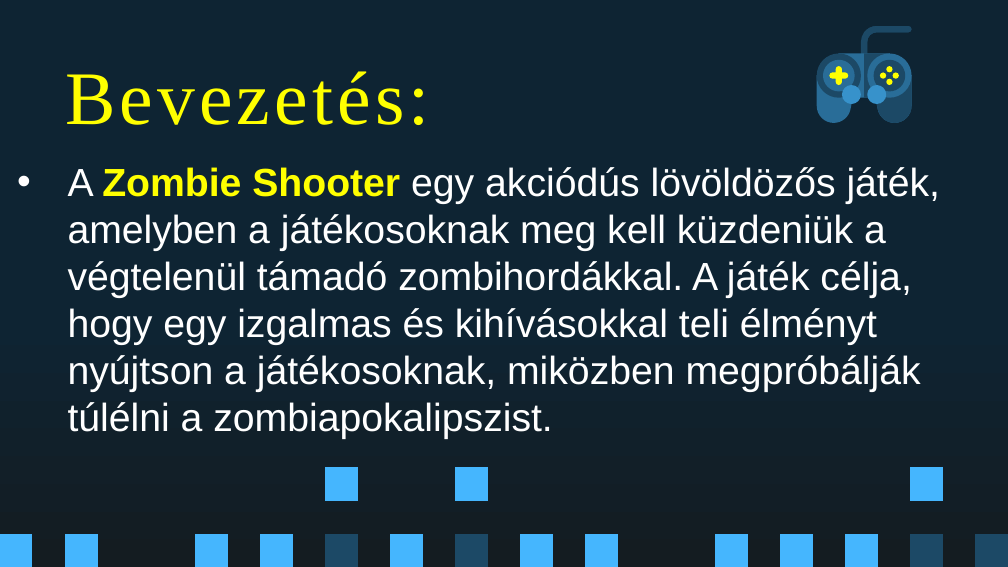
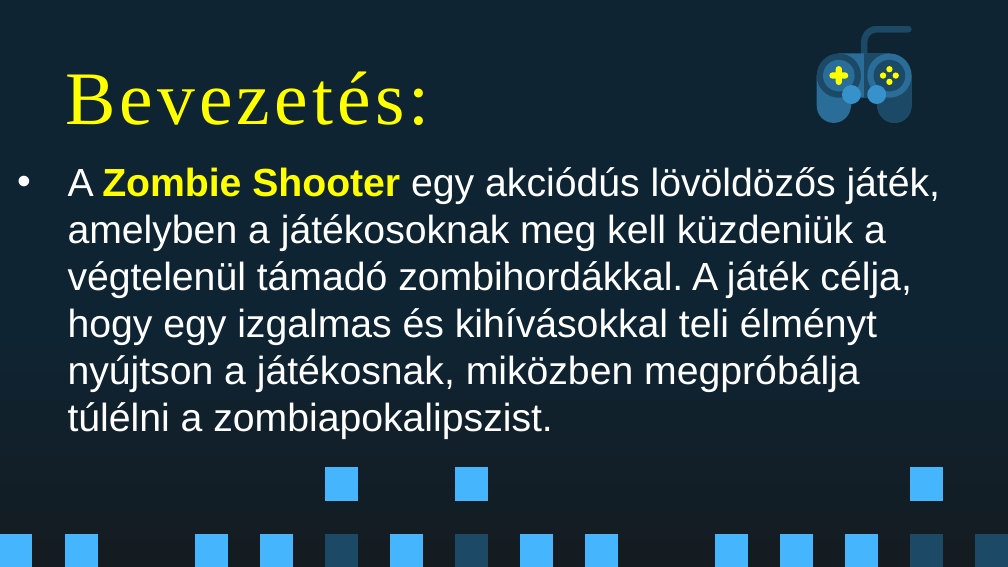
Before and after one commit to Bence9/ZombieShooter, a slide deck: slide 4 of ZombieShooter.pptx. Drawn at 1008x567 pixels with LibreOffice and Linux fonts; fonts in the diff are those of the drawing. Boxes give left, top, right and bottom in pixels: in the first picture for what was removed or moved away, otherwise in the second. Text is boxed around its words. In the diff, an @@ line names an element or a change of style, - is before the commit and + after.

```diff
--- a/ZombieShooter.pptx
+++ b/ZombieShooter.pptx
@@ text at [68, 167, 941, 439]: text changed @@
-• A Zombie Shooter egy akciódús lövöldözős játék, amelyben a játékosoknak meg kell küzdeniük a végtelenül támadó zombihordákkal. A játék célja, hogy egy izgalmas és kihívásokkal teli élményt nyújtson a játékosoknak, miközben megpróbálják túlélni a zombiapokalipszist.
+• A Zombie Shooter egy akciódús lövöldözős játék, amelyben a játékosoknak meg kell küzdeniük a végtelenül támadó zombihordákkal. A játék célja, hogy egy izgalmas és kihívásokkal teli élményt nyújtson a játékosnak, miközben megpróbálja túlélni a zombiapokalipszist.
```
Also in this commit, not shown: 3 other slides changed, 1 slide added.
